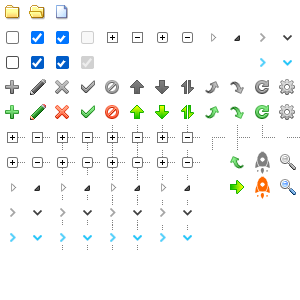
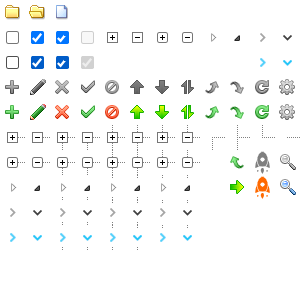
Two versions of the same layered image (300x300). Layer-by-layer changes:
painted on "line-switch-device" over left=62, top=179, right=188, bottom=196
painted on "line-switch-arrow" over left=62, top=204, right=188, bottom=246
